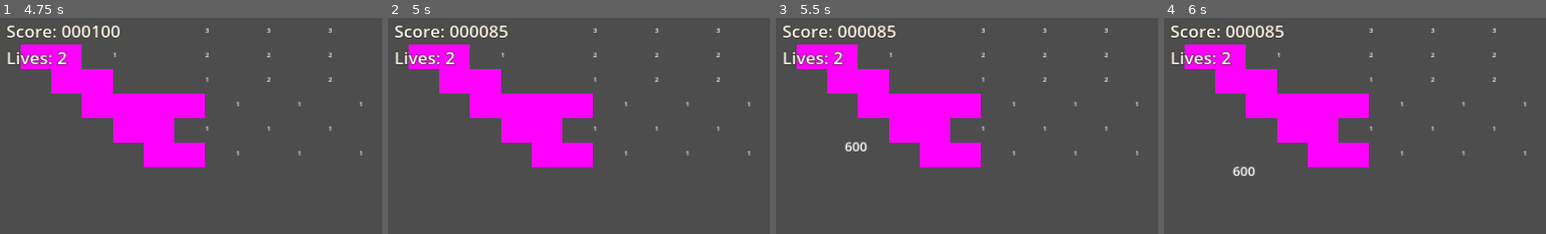
Above: before the commit, frames 1-4 (left to right).
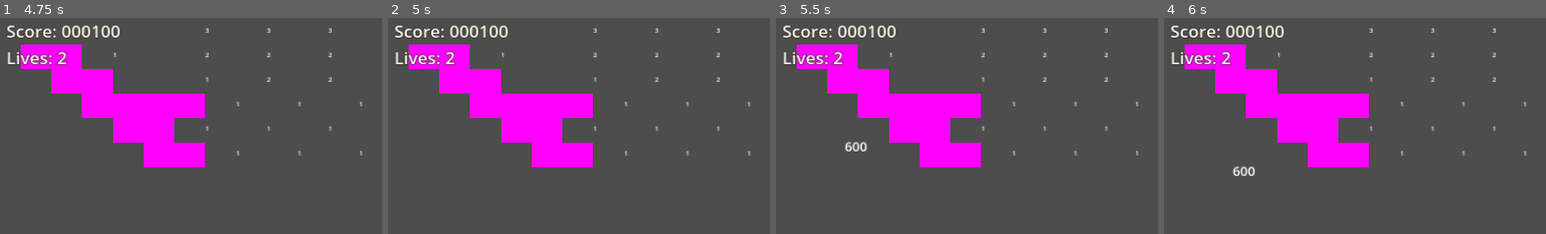
Above: after the commit, the same moments.

Repository: O-39889/brickout
Game: Godot game, scene res://scenes/main_level.tscn
Same seed, same stepped clock (60 frames per second), same inputs: the game is played once before the commit and once after it.
Inputs (mouse positions are % of the whole screen's width and height, from its top left):
- Up to frame 1 (4.75 s): tap Enter at 0.5 s; move the mouse to (57, 48) at 0.52 s; click (57, 48) at 0.67 s; move the mouse to (46, 49) at 1.27 s; click (46, 49) at 1.42 s; move the mouse to (54, 47) at 2.02 s; click (54, 47) at 2.17 s; move the mouse to (50, 50) at 2.77 s; click (50, 50) at 2.92 s; move the mouse to (59, 50) at 3.52 s; click (59, 50) at 3.67 s; tap F1 (debug_1) at 4.15 s; move the mouse to (43, 48) at 4.27 s; click (43, 48) at 4.42 s
- Up to frame 2 (5 s): tap F2 (debug_2) at 4.9 s
- Up to frame 3 (5.5 s): move the mouse to (52, 49) at 5.02 s; click (52, 49) at 5.17 s
- Up to frame 4 (6 s): move the mouse to (47, 47) at 5.77 s; click (47, 47) at 5.92 s
The pictures show only the part of the screen within x 0-50%, y 0-50%; the shares and areas given below are measured in that part.

Frame 1 is identical in both runs. In frame 2, 0.3% of the frame differs, in the area x 23-32%, y 3-10%; in frame 3, 0.3%; in frame 4, 0.3%.
Error before the commit: Invalid assignment of property or key 'direction' with value of type 'Vector2' on a base object of type 'CharacterBody2D (Ball)'. (res://scripts/Level.gd:146)

Commit message:
I'm stuff

Diff:
--- a/scripts/Ball.gd
+++ b/scripts/Ball.gd
@@ -104,7 +104,7 @@
 ## Launch the ball in the specified direction with its target speed.
 func launch(direction: Vector2):
 	stuck = false;
-	velocity = direction * target_speed;
+	velocity = direction.normalized() * target_speed;
 	last_direction = velocity.normalized();
 
 
--- a/scripts/Level.gd
+++ b/scripts/Level.gd
@@ -143,9 +143,9 @@
 	if event.is_action_pressed("debug_restart"):
 		get_tree().reload_current_scene();
 	if event.is_action_pressed("debug_1"):
-		get_tree().get_nodes_in_group(&'balls').pick_random().direction = Vector2(1, 0.00000000001).normalized();
+		pass
 	if event.is_action_pressed("debug_2"):
-		GameProgression.score -= 15;
+		pass
 
 
 func _on_barrier_hit():
--- a/scripts/main_menu.gd
+++ b/scripts/main_menu.gd
@@ -1,3 +1,6 @@
+# I think this is unused now and the actual title screen now uses the
+# title_screen.gd file
+
 extends "res://scripts/Level.gd";
 
 
